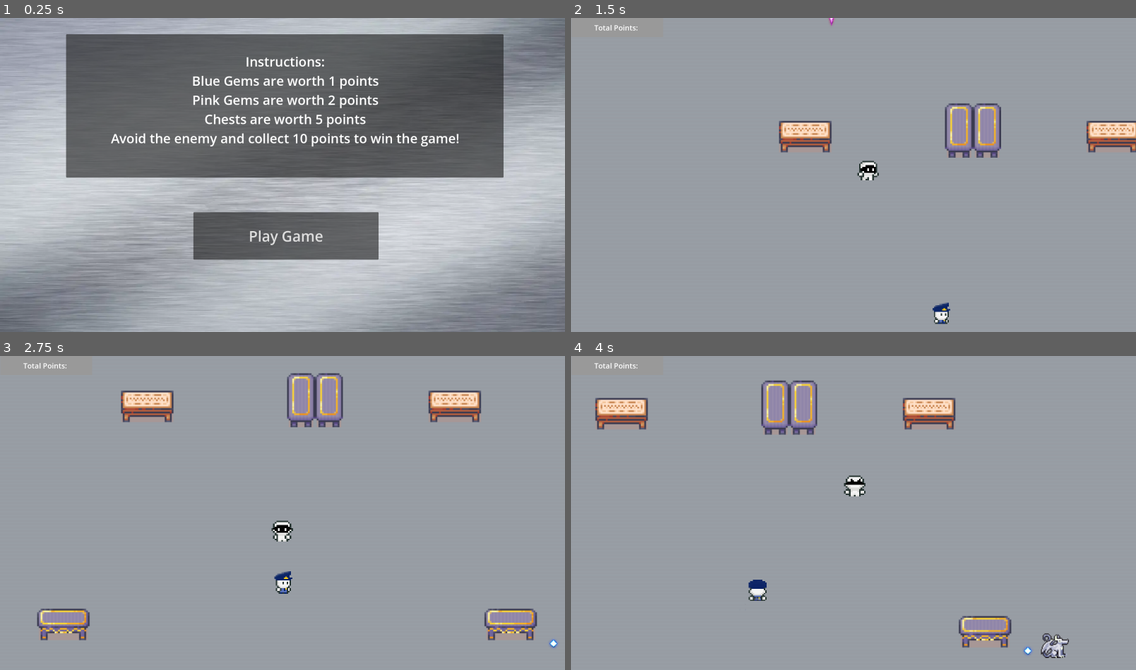
Above: before the commit, frames 1-4 (two rows, left to right).
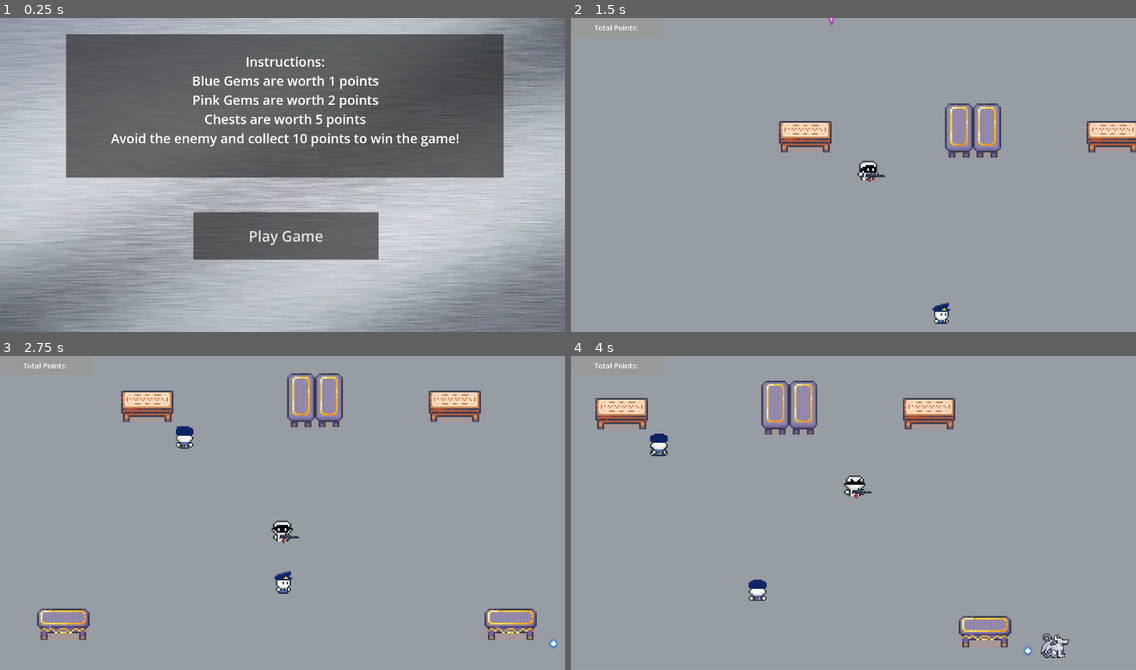
Above: after the commit, the same moments.

Repository: avahajr/heisty
Game: Godot game, scene res://scenes/main_menu.tscn
The game is run twice, just before and just after one commit, with the same random seed, the same clock (stepped at 60 frames per second) and the same inputs.
Inputs:
- Up to frame 1 (0.25 s): no input
- Up to frame 2 (1.5 s): click "Play Game" at 0.5 s; hold Right (ui_right) from 1.28 s (still down)
- Up to frame 3 (2.75 s): release Right (ui_right) at 2.03 s; hold Down (ui_down) from 2.03 s (still down)
- Up to frame 4 (4 s): release Down (ui_down) at 2.78 s; hold Right (ui_right) 2.78-3.53 s; hold Up (ui_up) from 3.53 s (still down)

The runs differ from the first frame. In frame 1, 0.3% of the frame differs, in the area x 19-82%, y 12-73%; in frame 2, 0.2%; in frame 3, 0.6%; in frame 4, 0.7%, in the area x 4-89%, y 2-97%.

Commit message:
add flamethrower sprite

Diff:
--- a/project.godot
+++ b/project.godot
@@ -49,5 +49,6 @@
 
 [rendering]
 
+textures/canvas_textures/default_texture_filter=0
 renderer/rendering_method="gl_compatibility"
 renderer/rendering_method.mobile="gl_compatibility"
--- a/scenes/Police.gd
+++ b/scenes/Police.gd
@@ -4,7 +4,7 @@
 @onready var spin_timer = $spin_timer
 @onready var _animated_sprite = $AnimatedSprite2D
 var direction = randi() % 4
-var sight_distance = 50
+var sight_distance = 100
 
 var enemy_cooldown = true
 
--- a/scenes/bandit.gd
+++ b/scenes/bandit.gd
@@ -5,6 +5,7 @@
 
 @onready var sprite2D = $AnimatedSprite2D
 @onready var footstep = $footsteps
+@onready var flamethrower = $flamethrower
 
 
 func _process(delta: float) -> void:
@@ -20,8 +21,16 @@
 
 	if input == Vector2(1,0):
 		sprite2D.play("walk-right")
+		flamethrower.rotation_degrees = 0
+		flamethrower.flip_v = false
+		flamethrower.offset = Vector2(-10, -10)
+
 	elif input == Vector2(-1,0):
 		sprite2D.play("walk-left")
+		flamethrower.rotation_degrees = 180
+		flamethrower.flip_v = true
+		flamethrower.offset = Vector2(-10, -15)
+
 	elif input == Vector2(0,1):
 		sprite2D.play("walk-down")
 	elif input == Vector2(0, -1):
--- a/scenes/bandit.tscn
+++ b/scenes/bandit.tscn
@@ -248,7 +248,7 @@
 }],
 "loop": true,
 "name": &"idle-right",
-"speed": 5.0
+"speed": 7.0
 }, {
 "frames": [{
 "duration": 1.0,
@@ -387,6 +387,9 @@
 [sub_resource type="CapsuleShape2D" id="CapsuleShape2D_pjn4n"]
 radius = 10.8108
 height = 32.4324
+
+[sub_resource type="CompressedTexture2D" id="CompressedTexture2D_iysfv"]
+load_path = "res://.godot/imported/flamethrower.png-f96b3057fe7eb3b8ee32918d2191f019.ctex"
 
 [node name="Bandit" type="Node2D"]
 
@@ -399,14 +402,17 @@
 position = Vector2(-2, -6)
 scale = Vector2(1.9, 1.71311)
 sprite_frames = SubResource("SpriteFrames_x5kym")
-animation = &"walk-up"
+animation = &"idle-right"
+frame_progress = 0.45175
 
 [node name="CollisionShape2D" type="CollisionShape2D" parent="bandit"]
+visible = false
 position = Vector2(-1, 0)
 scale = Vector2(0.74, 0.48)
 shape = SubResource("CapsuleShape2D_pjn4n")
 
 [node name="Camera2D" type="Camera2D" parent="bandit"]
+visible = false
 zoom = Vector2(3, 3)
 position_smoothing_enabled = true
 
@@ -414,3 +420,12 @@
 stream = ExtResource("4_lu2af")
 volume_db = -8.0
 pitch_scale = 0.01
+
+[node name="flamethrower" type="Sprite2D" parent="bandit"]
+texture_filter = 1
+rotation = 3.14159
+scale = Vector2(0.446998, 0.382292)
+texture = SubResource("CompressedTexture2D_iysfv")
+centered = false
+offset = Vector2(-10, -15)
+flip_v = true
--- a/scenes/lvl0.tscn
+++ b/scenes/lvl0.tscn
@@ -1,14 +1,15 @@
-[gd_scene load_steps=20 format=3 uid="uid://c5vo8u4eljdx2"]
+[gd_scene load_steps=21 format=3 uid="uid://c5vo8u4eljdx2"]
 
+[ext_resource type="Script" path="res://scenes/police_spawner.gd" id="1_f4crp"]
 [ext_resource type="Texture2D" uid="uid://coca2hdpkn76d" path="res://assets/tileset/Interiors_free_32x32.png" id="2_yahsv"]
 [ext_resource type="Texture2D" uid="uid://drmsy64ayvx2g" path="res://assets/tileset/Room_Builder_free_32x32.png" id="3_a5gb1"]
 [ext_resource type="Texture2D" uid="uid://dt2nvs2seimqo" path="res://assets/tileset/Treasure+.png" id="3_id224"]
 [ext_resource type="Texture2D" uid="uid://b2nkmgblbm7sg" path="res://assets/tileset/final-image 2.png" id="4_idcnd"]
 [ext_resource type="PackedScene" uid="uid://btircvr1vsy0x" path="res://scenes/bandit.tscn" id="5_hr81i"]
 [ext_resource type="PackedScene" uid="uid://d22b4iokbu684" path="res://scenes/police.tscn" id="6_vw6ar"]
-[ext_resource type="PackedScene" uid="uid://ds25mdwv8uvoa" path="res://scenes/pinkgem.tscn" id="7_8jsnm"]
-[ext_resource type="PackedScene" uid="uid://dsmyl6ui2bhfd" path="res://scenes/chest.tscn" id="8_37c5l"]
-[ext_resource type="PackedScene" uid="uid://dpd532xd0xk5i" path="res://scenes/bluegem.tscn" id="9_c56u5"]
+[ext_resource type="PackedScene" path="res://scenes/pinkgem.tscn" id="7_8jsnm"]
+[ext_resource type="PackedScene" path="res://scenes/chest.tscn" id="8_37c5l"]
+[ext_resource type="PackedScene" path="res://scenes/bluegem.tscn" id="9_c56u5"]
 [ext_resource type="AudioStream" uid="uid://bvjuo1ts5j1uy" path="res://assets/sounds/inspiring-cinematic-ambient-116199.mp3" id="10_705ek"]
 [ext_resource type="AudioStream" uid="uid://2260hqmmdrhi" path="res://assets/sounds/player_axn_loot_ypr.wav" id="10_w1pvn"]
 [ext_resource type="Script" path="res://scenes/game manager.gd" id="11_3m72e"]
@@ -5297,6 +5298,7 @@
 [sub_resource type="StyleBoxFlat" id="StyleBoxFlat_1nl4q"]
 
 [node name="main" type="Node2D"]
+script = ExtResource("1_f4crp")
 
 [node name="TileMap" type="TileMap" parent="."]
 tile_set = SubResource("TileSet_ab568")
@@ -5411,3 +5413,7 @@
 
 [node name="chest1" parent="chest" instance=ExtResource("8_37c5l")]
 position = Vector2(753, 361)
+
+[node name="police_spawn" type="Timer" parent="."]
+
+[connection signal="timeout" from="police_spawn" to="." method="_on_police_spawn_timeout"]
--- a/scenes/police.tscn
+++ b/scenes/police.tscn
@@ -407,6 +407,8 @@
 
 [node name="RayCast2D" type="RayCast2D" parent="Police"]
 
+[node name="visualize" type="Line2D" parent="Police/RayCast2D"]
+
 [node name="spin_timer" type="Timer" parent="Police"]
 
 [node name="attack cooldown" type="Timer" parent="Police"]
--- /dev/null
+++ b/scenes/police_spawner.gd
@@ -0,0 +1,17 @@
+extends Node2D
+
+var police_scene = preload("res://scenes/police.tscn")
+# Called when the node enters the scene tree for the first time.
+
+func _ready():
+	$police_spawn.start()
+
+# Called every frame. 'delta' is the elapsed time since the previous frame.
+func _process(delta):
+	pass
+
+
+func _on_police_spawn_timeout():
+	var pig = police_scene.instantiate()
+	pig.position = $Bandit.position
+	add_child(pig)
--- /dev/null
+++ b/scenes/visualize.gd
@@ -0,0 +1,11 @@
+extends Line2D
+
+
+# Called when the node enters the scene tree for the first time.
+func _ready():
+	pass # Replace with function body.
+
+
+# Called every frame. 'delta' is the elapsed time since the previous frame.
+func _process(delta):
+	pass
Binary file added: assets/sprites/flamethrower.png
Not shown, added: assets/sprites/flamethrower.png.import
Binary file added: assets/sprites/weapons.png
Not shown, added: assets/sprites/weapons.png.import
Not shown: 1 places in scenes/bandit.tscn that only renumber resources
